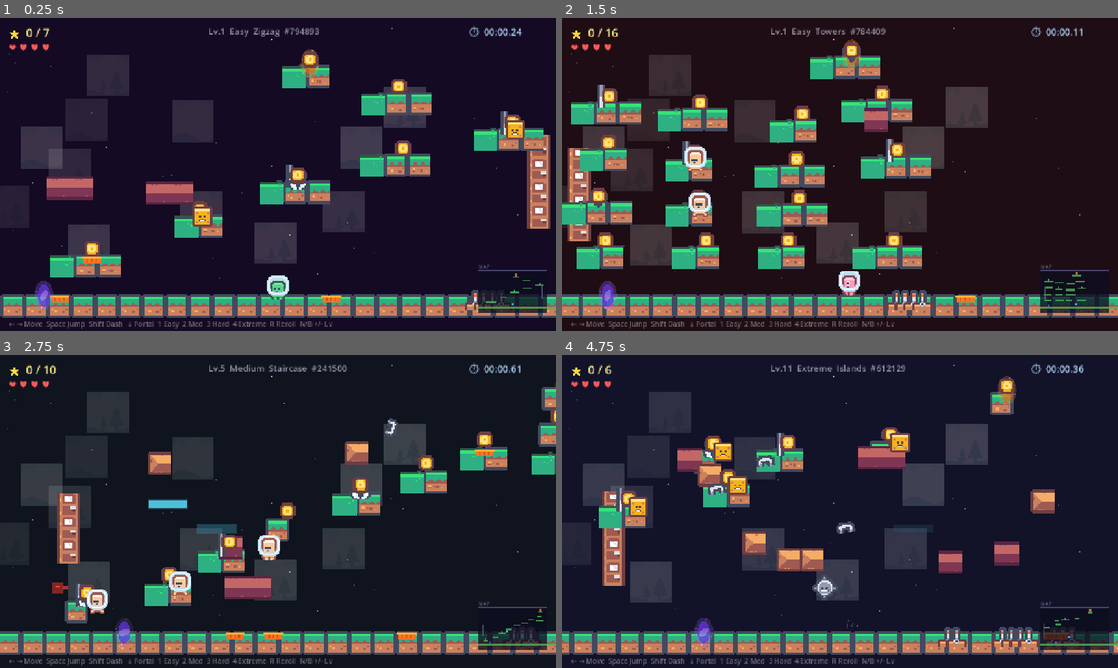
Above: before the commit, frames 1-4 (two rows, left to right).
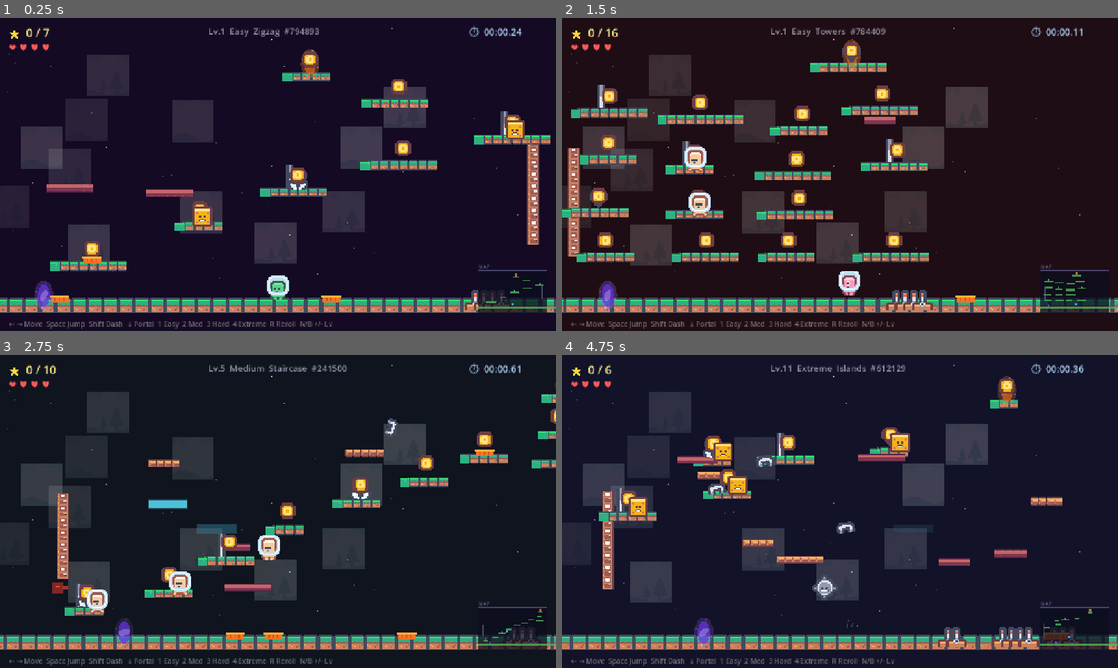
Above: after the commit, the same moments.

Repository: whereissam/SimpleJumper
Game: Godot game, scene res://scenes/World.tscn
Two runs of this game, one before a commit and one after it. Both use one fixed random seed, a clock stepped at 60 frames per second and the inputs below.
Inputs (mouse positions are in pixels of both pictures, inside the frame that each line leads up to):
- Up to frame 1 (0.25 s): no input
- Up to frame 2 (1.5 s): tap Enter (ui_accept) at 0.5, 0.77 s; move the mouse to (962, 158) at 0.52 s; hold Right (ui_right) from 0.53 s (still down); tap Shift (dash) at 0.6 s; click (962, 158) at 0.67 s; move the mouse to (728, 190) at 1.27 s; tap 1 at 1.35 s
- Up to frame 3 (2.75 s): tap Enter (ui_accept) at 1.52 s; move the mouse to (333, 442) at 2.02 s; release Right (ui_right) at 2.03 s; hold Left (ui_left) from 2.03 s (still down); tap 2 at 2.1 s
- Up to frame 4 (4.75 s): move the mouse to (812, 574) at 2.77 s; release Left (ui_left) at 2.78 s; hold Right (ui_right) 2.78-4.28 s; tap 3 at 2.85 s; click (812, 574) at 2.92 s; tap Enter (ui_accept) at 3.02, 3.77, 4.52 s; move the mouse to (1006, 558) at 3.52 s; tap 4 at 3.6 s; move the mouse to (673, 464) at 4.27 s; hold Left (ui_left) from 4.28 s (still down); tap R at 4.35 s

The runs differ from the first frame. In frame 1, 11% of the frame differs, in the area x 0-100%, y 14-96%; in frame 2, 16%, in the area x 0-100%, y 12-96%; in frame 3, 10%; in frame 4, 9.5%.

Commit message:
fix: collision shapes & audio manager

Diff:
--- a/scripts/AudioManager.gd
+++ b/scripts/AudioManager.gd
@@ -42,9 +42,12 @@
 const MAX_PLAYERS := 12  # Max simultaneous sounds
 
 func _ready() -> void:
-	# Preload all sounds
+	# Preload all sounds (skip missing files gracefully)
 	for key in SFX:
-		_cache[key] = load(SFX[key])
+		if ResourceLoader.exists(SFX[key]):
+			_cache[key] = load(SFX[key])
+		else:
+			push_warning("AudioManager: missing sound file: " + SFX[key])
 
 	# Create a pool of AudioStreamPlayers
 	for i in MAX_PLAYERS:
--- a/scripts/Builder.gd
+++ b/scripts/Builder.gd
@@ -47,21 +47,20 @@
 		cs.shape = rs
 		sb.add_child(cs)
 
-		# Tile wall with brick sprites
-		var tile_h := 18.0 * 3.0
-		var num_v := maxi(int(float(wd[3]) / tile_h), 1)
-		var num_h := maxi(int(float(wd[2]) / tile_h), 1)
+		# Scale bricks to fit wall width
+		var wall_scale : float = float(wd[2]) / 18.0
+		var brick_size : float = 18.0 * wall_scale
+		var num_v := maxi(int(float(wd[3]) / brick_size), 1)
 		for row in num_v:
-			for col in num_h:
-				var s := Sprite2D.new()
-				s.texture = load(Sprites.BRICK)
-				s.texture_filter = CanvasItem.TEXTURE_FILTER_NEAREST
-				s.scale = Vector2(3, 3)
-				s.position = Vector2(
-					-float(wd[2]) * 0.5 + tile_h * 0.5 + col * tile_h,
-					-float(wd[3]) * 0.5 + tile_h * 0.5 + row * tile_h
-				)
-				sb.add_child(s)
+			var s := Sprite2D.new()
+			s.texture = load(Sprites.BRICK)
+			s.texture_filter = CanvasItem.TEXTURE_FILTER_NEAREST
+			s.scale = Vector2(wall_scale, wall_scale)
+			s.position = Vector2(
+				0,
+				-float(wd[3]) * 0.5 + brick_size * 0.5 + row * brick_size
+			)
+			sb.add_child(s)
 
 		w.add_child(sb)
 
@@ -80,8 +79,10 @@
 	cs.shape = rs
 	sb.add_child(cs)
 
-	# Tile with grass sprites
-	var tile_w := 18.0 * 3.0  # 54px
+	# Scale sprites to match collision height exactly
+	var plat_h : float = pd[3]
+	var sprite_scale : float = plat_h / 18.0  # 18px is raw tile size
+	var tile_w : float = 18.0 * sprite_scale
 	var num_tiles := maxi(int(float(pd[2]) / tile_w), 1)
 	for i in num_tiles:
 		var s := Sprite2D.new()
@@ -94,7 +95,7 @@
 			s.texture = load(Sprites.GRASS_RIGHT)
 		else:
 			s.texture = load(Sprites.GRASS_TOP)
-		s.scale = Vector2(3, 3)
+		s.scale = Vector2(sprite_scale, sprite_scale)
 		s.position = Vector2(
 			-float(pd[2]) * 0.5 + tile_w * 0.5 + i * tile_w,
 			0
@@ -116,15 +117,17 @@
 		cs.shape = rs
 		ab.add_child(cs)
 
-		# Use wood plank sprites for moving platforms
-		var tile_w := 18.0 * 3.0
+		# Scale sprites to match collision height
+		var mp_h : float = mp[3]
+		var mp_scale : float = mp_h / 18.0
+		var tile_w : float = 18.0 * mp_scale
 		var num_tiles := maxi(int(float(mp[2]) / tile_w), 1)
 		for i in num_tiles:
 			var s := Sprite2D.new()
 			s.texture = load(Sprites.WOOD_PLANK)
 			s.texture_filter = CanvasItem.TEXTURE_FILTER_NEAREST
-			s.scale = Vector2(3, 3)
-			s.modulate = Color(0.8, 0.6, 1.0)  # Purple tint to distinguish
+			s.scale = Vector2(mp_scale, mp_scale)
+			s.modulate = Color(0.8, 0.6, 1.0)
 			s.position = Vector2(
 				-float(mp[2]) * 0.5 + tile_w * 0.5 + i * tile_w,
 				0
@@ -168,14 +171,16 @@
 		cs.shape = rs
 		sb.add_child(cs)
 
-		# Crate sprites for crumbling platforms
-		var tile_w := 18.0 * 3.0
+		# Scale crate sprites to match collision
+		var cd_h : float = cd[3]
+		var cd_scale : float = cd_h / 18.0
+		var tile_w : float = 18.0 * cd_scale
 		var num_tiles := maxi(int(float(cd[2]) / tile_w), 1)
 		for i in num_tiles:
 			var s := Sprite2D.new()
 			s.texture = load(Sprites.CRATE)
 			s.texture_filter = CanvasItem.TEXTURE_FILTER_NEAREST
-			s.scale = Vector2(3, 3)
+			s.scale = Vector2(cd_scale, cd_scale)
 			s.position = Vector2(
 				-float(cd[2]) * 0.5 + tile_w * 0.5 + i * tile_w,
 				0
